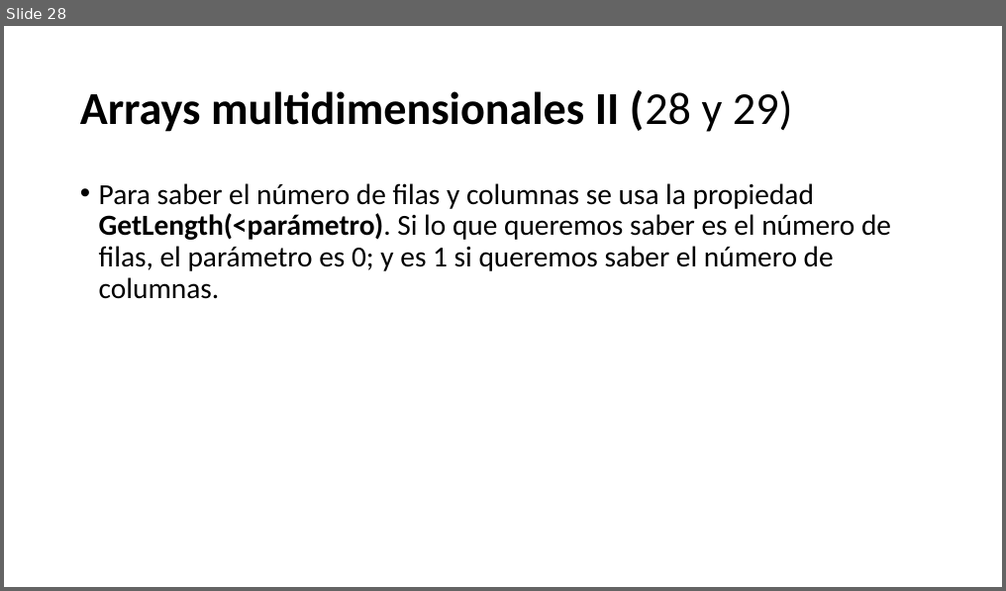
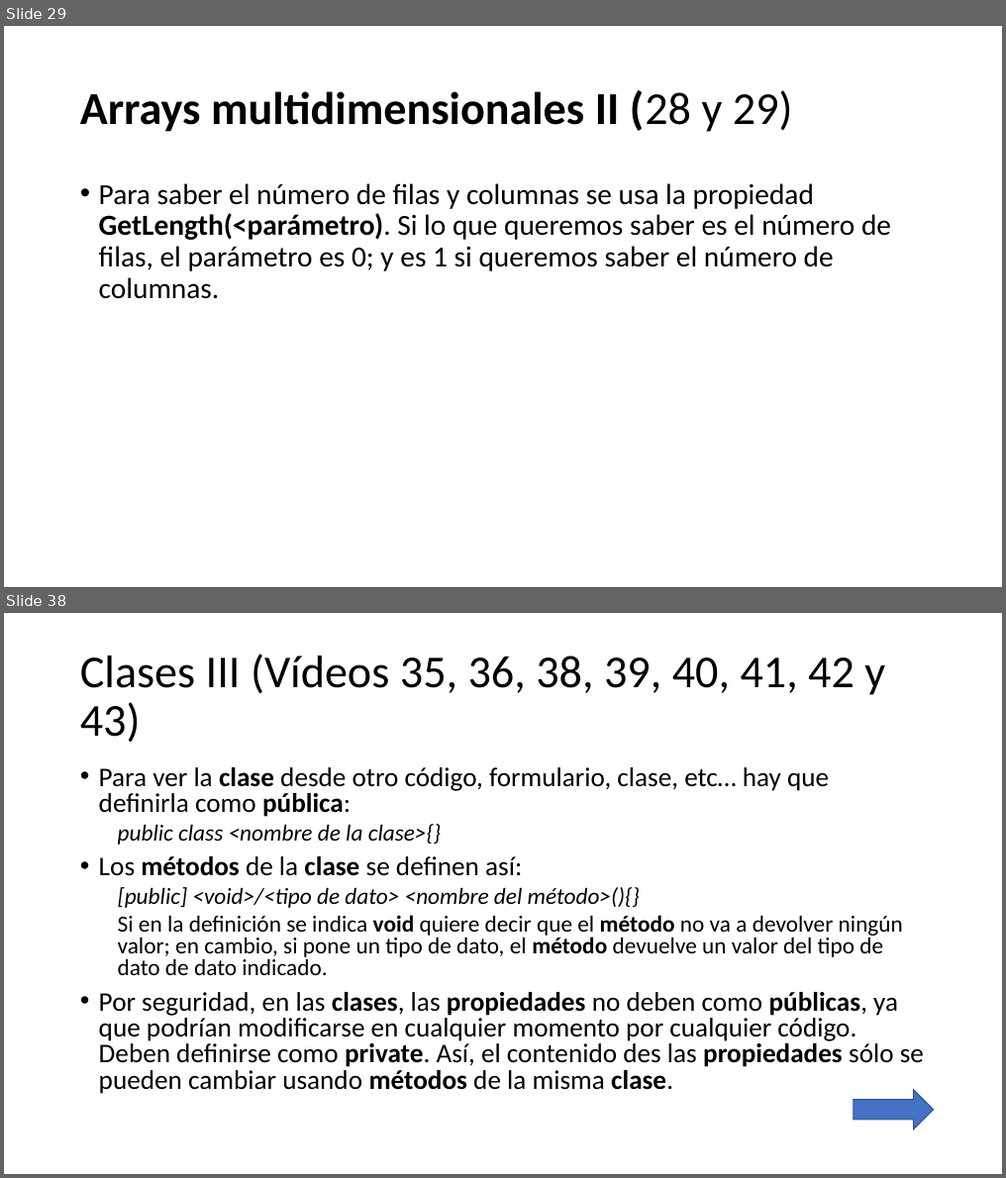
Before and after one commit to Worome/Recetatic, a slide deck: Recetatic/Visual C#.pptx. Shown one above the other, each under a label of ours: slide 28 before the commit, slides 29 and 38 after it; the slides between them are not shown. The pictures are 1006x591 and 1006x1178 pixels, drawn with LibreOffice and Linux fonts; fonts in the diff are those of the drawing. Boxes give left, top, right and bottom in pixels: in the first picture for what was removed or moved away, otherwise in the second. Text is boxed around its words. In the diff, an @@ line names an element or a change of style, - is before the commit and + after.

```diff
--- a/Recetatic/Visual C#.pptx
+++ b/Recetatic/Visual C#.pptx
@@ slide 38 added at <box>4,613,1002,1174</box>, background #FFFFFF @@
@@ title added at <box>80,654,885,742</box>, 44 pt, text #000000 @@
+Clases III (Vídeos 35, 36, 38, 39, 40, 41, 42 y 43)
@@ text added at <box>99,767,924,1094</box>, 25.9 pt, text #000000 @@
+• Para ver la clase desde otro código, formulario, clase, etc… hay que definirla como pública:
+  public class <nombre de la clase>{}
+• Los métodos de la clase se definen así:
+  [public] <void>/<tipo de dato> <nombre del método>(){}
+  Si en la definición se indica void quiere decir que el método no va a devolver ningún valor; en cambio, si pone un tipo de dato, el método devuelve un valor del tipo de dato de dato indicado.
+• Por seguridad, en las clases, las propiedades no deben como públicas, ya que podrían modificarse en cualquier momento por cualquier código. Deben definirse como private. Así, el contenido des las propiedades sólo se pueden cambiar usando métodos de la misma clase.
@@ right arrow added at <box>853,1090,934,1130</box>, fill #4472C4, outline #325491 1 pt @@
@@ what was slide 28 is now slide 29 @@
```
Also in this commit, not shown: 1 slide changed, 16 other slides added.
